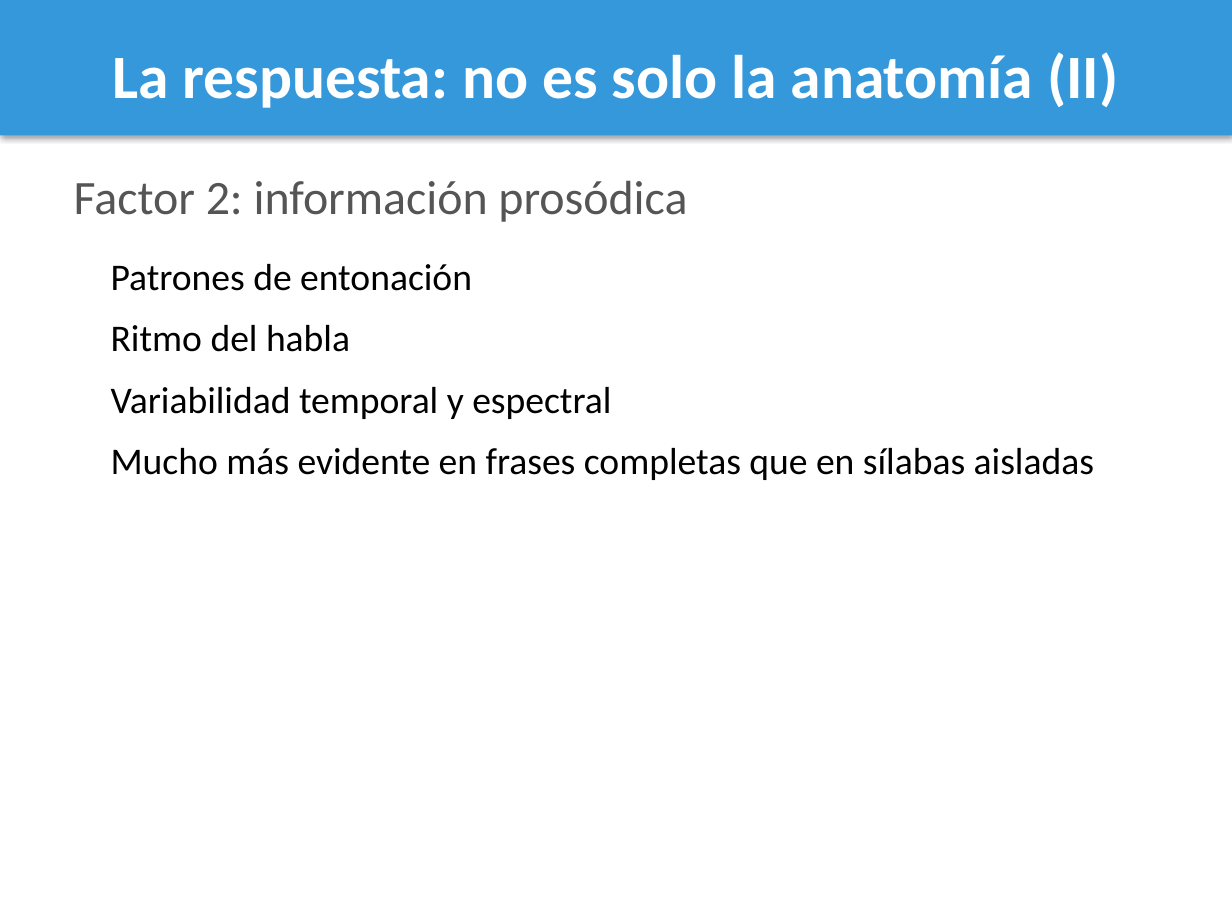
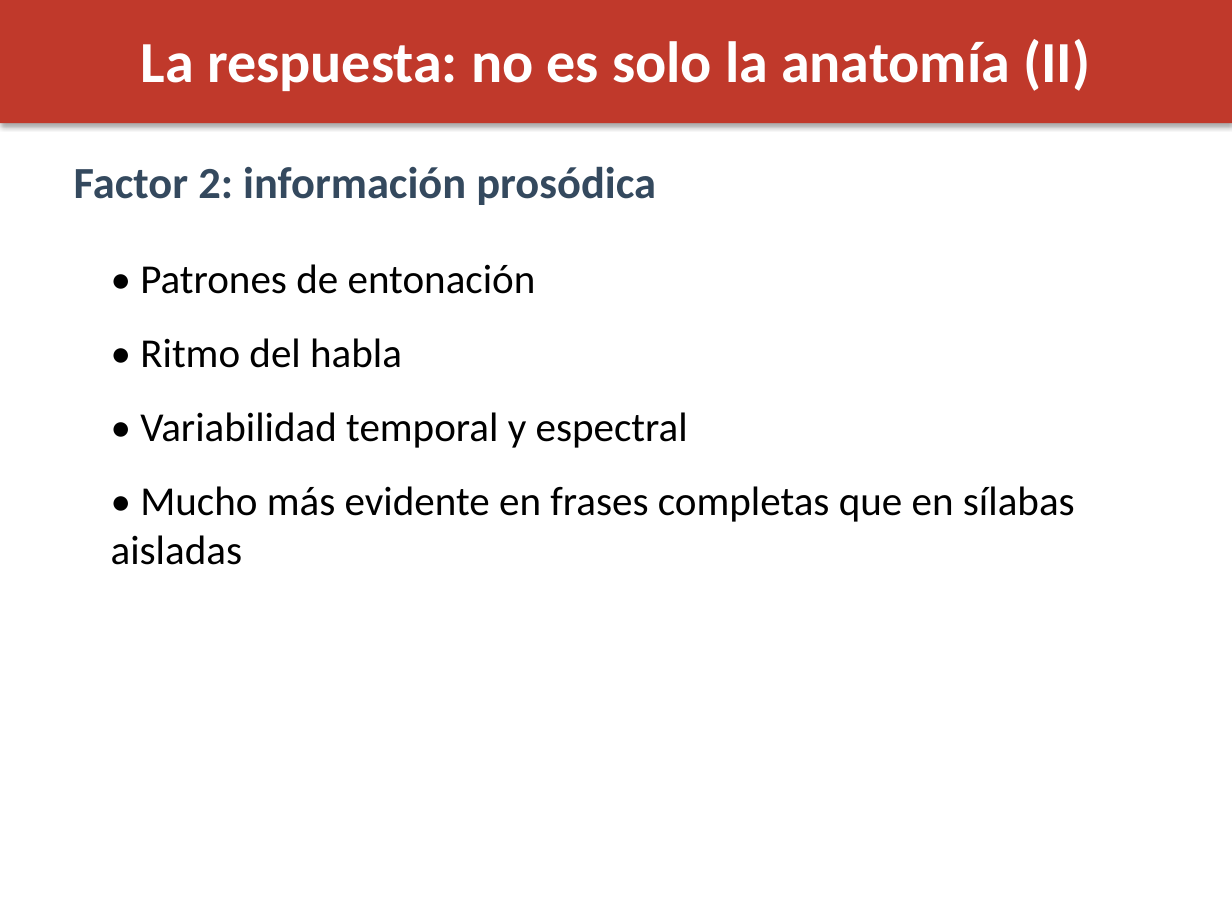
Before and after one commit to maquemmados/vozvozvoz, a slide deck: slide 14 of presentacion.pptx (slide 15 before the commit). Drawn at 1232x924 pixels with LibreOffice and Linux fonts; fonts in the diff are those of the drawing. Boxes give left, top, right and bottom in pixels: in the first picture for what was removed or moved away, otherwise in the second. Text is boxed around its words. In the diff, an @@ line names an element or a change of style, - is before the commit and + after.

```diff
--- a/presentacion.pptx
+++ b/presentacion.pptx
@@ rectangle: place and size @@
-rectangle at bbox=[0, 0, 1232, 136]
+rectangle at bbox=[0, 0, 1232, 123]
@@ rectangle at bbox=[0, 0, 1232, 123]: fill #3498DB to #C0392B @@
@@ text "La respuesta: no es solo ...": place and size @@
-text "La respuesta: no es solo ..." at bbox=[112, 52, 1118, 108]
+text "La respuesta: no es solo ..." at bbox=[141, 39, 1090, 91]
@@ text "La respuesta: no es solo ..." at bbox=[141, 39, 1090, 91]: size 36 to 34 pt @@
@@ text "Factor 2: información prosódica": place and size @@
-text "Factor 2: información prosódica" at bbox=[74, 180, 687, 222]
+text "Factor 2: información prosódica" at bbox=[74, 166, 656, 205]
@@ text "Factor 2: información prosódica" at bbox=[74, 166, 656, 205]: size 28 to 26 pt, text colour #555555 to #34495E, bold on @@
@@ text at bbox=[140, 264, 536, 294]: text changed; size 22 to 24 pt @@
-Patrones de entonación
+• Patrones de entonación
@@ text at bbox=[140, 338, 402, 368]: text changed; size 22 to 24 pt @@
-Ritmo del habla
+• Ritmo del habla
@@ text at bbox=[140, 412, 688, 448]: text changed; size 22 to 24 pt @@
-Variabilidad temporal y espectral
+• Variabilidad temporal y espectral
@@ text at bbox=[140, 486, 1075, 522]: text changed; size 22 to 24 pt @@
-Mucho más evidente en frases completas que en sílabas aisladas
+• Mucho más evidente en frases completas que en sílabas aisladas
```
Also in this commit, not shown: 19 other slides changed, 1 slide removed, 1 other file.
